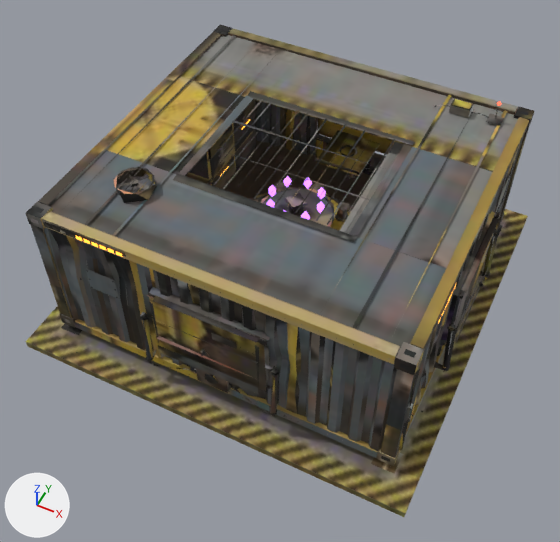
A saved change to the glTF model jogo/assets/modelos/logistica/armazenagem/bau_grande.glb.
One viewpoint serves both versions: a camera (50 mm lens) standing at (1.16, -2.5, 3.15) and looking at (0.02, -0.22, 0.29). Lighting does not change. The marker at lower left points along +X, +Y and +Z. The older version comes first. Where no turn or scale is listed for an object, it has been applied to the vertices. Vertices at exactly the same position are counted once.

In view in the first picture: 'bau_grande_corpo', 'bau_grande_m0', 'bau_grande_m10', 'bau_grande_m46', 'bau_grande_m5' and 19 more.
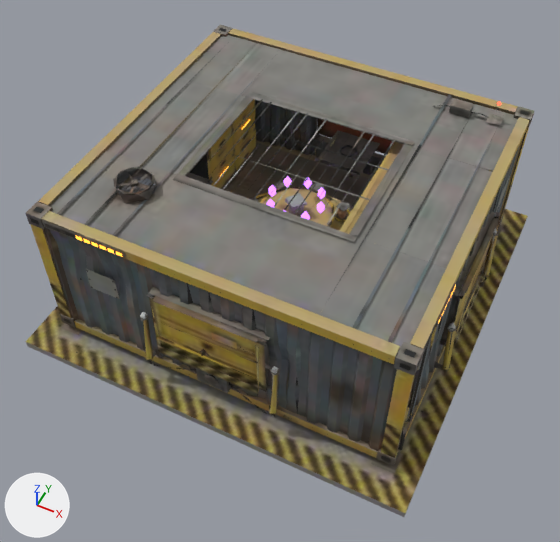
Not drawn themselves, but carrying or shaping drawn objects: ob_bau_grande_e5, ob_bau_grande_e14, ob_bau_grande_e16, ob_bau_grande_e18, ob_bau_grande_e20, ob_bau_grande_e22, ob_bau_grande_e24, ob_bau_grande_e26, ob_bau_grande_e28.

Changed parts and their boxes [x1, y1, x2, y2] in the pictures (560 x 542 px; the box of a moved part takes in the faces that stretch with it):
'bau_grande_b19', moved: before [317, 201, 325, 214]; after [318, 187, 326, 199]
'bau_grande_b25', moved: before [283, 176, 292, 187]; after [268, 185, 276, 197]
'bau_grande_b17', moved: before [301, 211, 310, 220]; after [317, 201, 325, 214]
'bau_grande_b21', moved: before [318, 187, 326, 199]; after [304, 177, 312, 189]
'bau_grande_b23', moved: before [304, 177, 312, 189]; after [283, 176, 292, 187]
'bau_grande_b27', moved: before [268, 185, 276, 197]; after [267, 199, 275, 207]
'bau_grande_b15', moved (not visible before): after [301, 211, 310, 220]
'bau_grande_b29', moved (not visible afterwards): before [267, 199, 275, 207]
part 1 of me_gr_tampa_001, moved or reshaped (mostly hidden): before [52, 35, 507, 448]; after [53, 48, 499, 449]
part 2 of me_gr_tampa_001, moved or reshaped: before [288, 124, 346, 205]; after [284, 130, 342, 210]
part 3 of me_gr_tampa_001, moved or reshaped: before [316, 141, 370, 221]; after [325, 133, 375, 208]
part 4 of me_gr_tampa_001, surface changed: [26, 25, 534, 517] in both
part 5 of me_gr_tampa, moved or reshaped: before [149, 302, 159, 343]; after [151, 305, 162, 351]
part 6 of me_gr_tampa, surface changed (lighter): [145, 295, 272, 394] in both
part 7 of me_carrossel_andares, surface changed (grey to brown): [255, 186, 375, 244] in both
part 8 of me_ponte, surface changed (grey to brown): [339, 142, 404, 234] in both

What the commit changed:
me_gr_tampa_001 has 4419 vertices, 3963 faces and spans x -1.0..1.0, y -1.87..0.13, z -0.64..0.29.
me_gr_tampa_001 is used by ob_bau_grande_corpo; location (0.0, 0.867, 0.637).
me_gr_tampa_001 part 1: 180 of 4419 vertices moved; they spanned x -0.94..0.89, y -1.73..0.05, z -0.58..0.25 and now span x -0.93..0.89, y -1.73..0.05, z -0.58..0.29; mean shift (0.05, -0.03, 0.0); largest move (-0.86, -0.88, -0.43) -> (0.8, -0.86, -0.43).
me_gr_tampa_001 part 2: 1 of 4419 vertices moved; they spanned x 0.1, y -0.54, z 0.2 and now span x 0.1, y -1.2, z 0.2; mean shift (0.01, -0.66, 0.0); largest move (0.1, -0.54, 0.2) -> (0.1, -1.2, 0.2).
me_gr_tampa_001 part 3: 1 of 4419 vertices moved; they spanned x 0.25, y -1.2, z 0.2 and now span x 0.25, y -0.54, z 0.2; mean shift (0.0, 0.66, 0.0); largest move (0.25, -1.2, 0.2) -> (0.25, -0.54, 0.2).
me_gr_tampa_001 part 4: 3707 kept faces spanning x -1.0..1.0, y -1.87..0.13, z -0.64..0.29 get new texture (UV) coordinates.
me_gr_tampa has 86 vertices, 67 faces and spans x -0.335..0.335, y -0.053..0.013, z -0.359..0.007.
me_gr_tampa is used by ob_bau_grande_m0; location (0.0, -0.867, 0.637).
Part 5, on me_gr_tampa:
Vertex 13 of me_gr_tampa moves from (-0.24, -0.022, -0.011) at pixel (152, 304) to (-0.251, -0.019, -0.011) at pixel (150, 302).
Vertex 14 of me_gr_tampa moves from (-0.251, -0.019, -0.359) at pixel (160, 351) to (-0.24, -0.017, -0.359).
Vertex 15 of me_gr_tampa moves from (-0.263, -0.017, -0.011) at pixel (149, 301) to (-0.263, -0.022, -0.359) at pixel (158, 350).
me_gr_tampa part 6: 67 kept faces spanning x -0.335..0.335, y -0.053..0.013, z -0.359..0.007 get new texture (UV) coordinates.
me_carrossel_andares has 395 vertices, 570 faces and spans x -0.418..0.418, y -0.418..0.418, z 0.175..0.58.
me_carrossel_andares is used by ob_bau_grande_m10; location (0.0, 0.0, 0.0).
me_carrossel_andares part 7: texture (UV) coordinates of 556 of 570 faces, centred in x -0.411..0.411, y -0.411..0.411, z 0.175..0.58, changed; they spanned u 0.0..0.96, v 0.0..0.95 and now span u 0.0..0.96, v 0.0..0.95.
me_ponte has 28 vertices, 20 faces and spans x -0.05..0.05, y -0.725..0.745, z 0.738..0.781.
me_ponte is used by ob_bau_grande_m46; location (0.35, 0.0, 0.0).
me_ponte part 8: texture (UV) coordinates of 20 of 20 faces, centred in x -0.035..0.032, y -0.708..0.735, z 0.741..0.776, changed; they spanned u 0.1..0.93, v 0.06..0.87 and now span u 0.06..0.93, v 0.09..0.87.
In object 'bau_grande_e5' (ob_bau_grande_e5), parent goes from ob_bau_grande_e0 to ob_bau_grande_e3.
In object 'bau_grande_e14' (ob_bau_grande_e14), parent goes from ob_bau_grande_e5 to ob_bau_grande_e3.
In object 'bau_grande_e16' (ob_bau_grande_e16), parent goes from ob_bau_grande_e5 to ob_bau_grande_e3.
In object 'bau_grande_e18' (ob_bau_grande_e18), parent goes from ob_bau_grande_e5 to ob_bau_grande_e3.
In object 'bau_grande_e20' (ob_bau_grande_e20), parent goes from ob_bau_grande_e5 to ob_bau_grande_e3.
In object 'bau_grande_e22' (ob_bau_grande_e22), parent goes from ob_bau_grande_e5 to ob_bau_grande_e3.
In object 'bau_grande_e24' (ob_bau_grande_e24), parent goes from ob_bau_grande_e5 to ob_bau_grande_e3.
In object 'bau_grande_e26' (ob_bau_grande_e26), parent goes from ob_bau_grande_e5 to ob_bau_grande_e3.
In object 'bau_grande_e28' (ob_bau_grande_e28), parent goes from ob_bau_grande_e5 to ob_bau_grande_e3.
